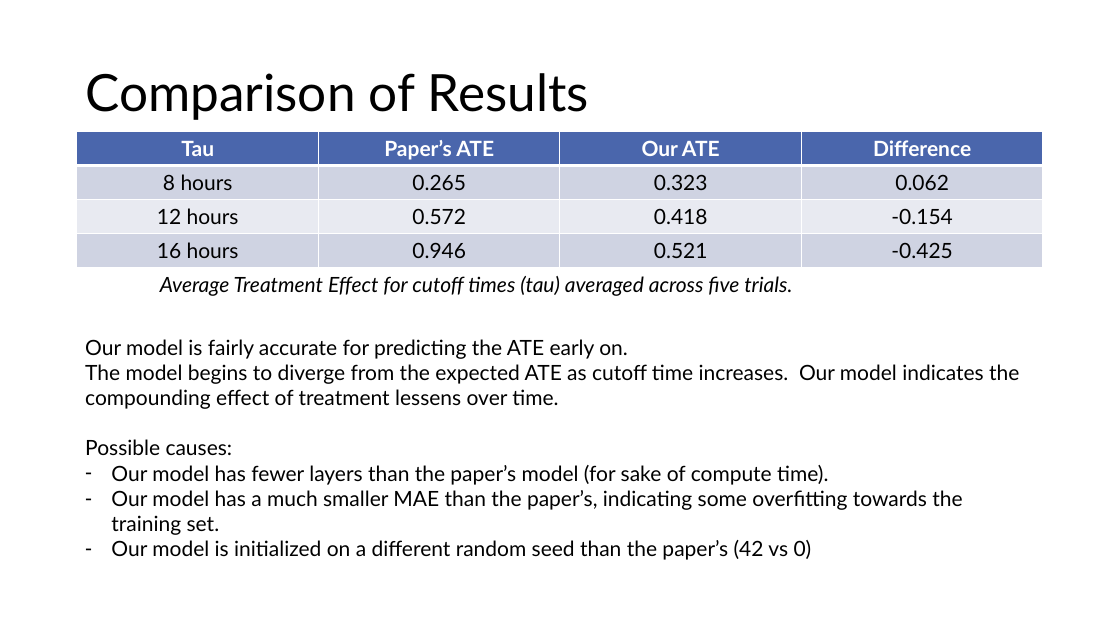
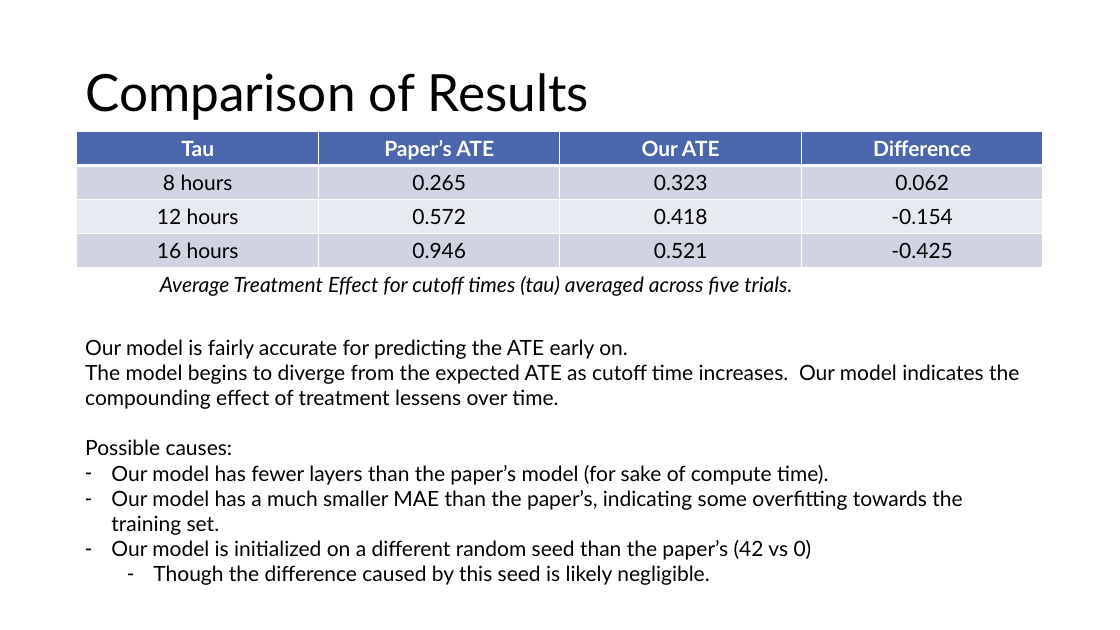
Before and after one commit to csheridan30/CSE6250_TeamA1_Spring2025_Project, a slide deck: slide 11 of Documents/Final_Presentation.pptx. Drawn at 1120x630 pixels with LibreOffice and Linux fonts; fonts in the diff are those of the drawing. Boxes give left, top, right and bottom in pixels: in the first picture for what was removed or moved away, otherwise in the second. Text is boxed around its words. In the diff, an @@ line names an element or a change of style, - is before the commit and + after.

```diff
--- a/Documents/Final_Presentation.pptx
+++ b/Documents/Final_Presentation.pptx
@@ text at [153,565,709,585]: paragraph added @@
+  – Though the difference caused by this seed is likely negligible.
```
Also in this commit, not shown: 2 other slides changed.
